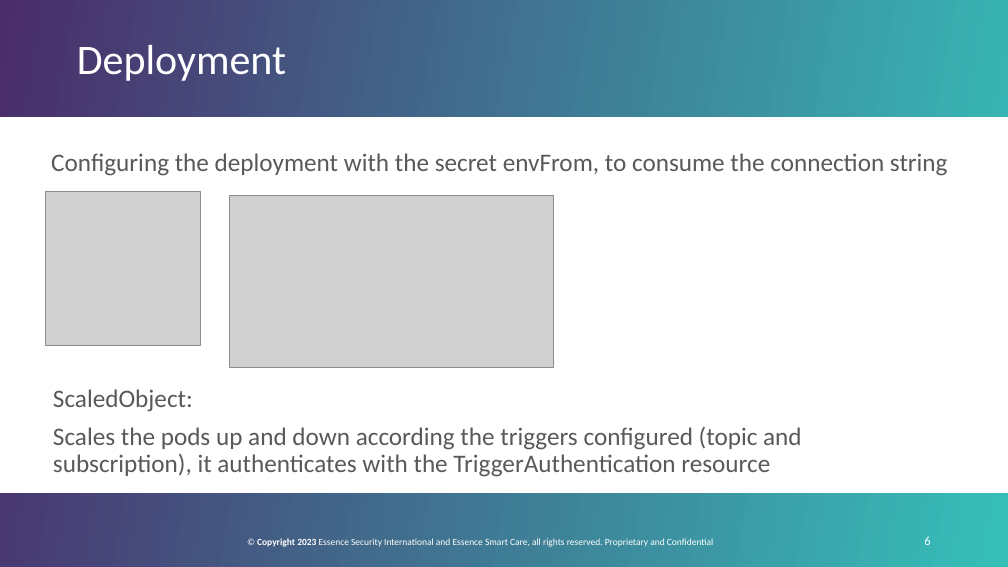
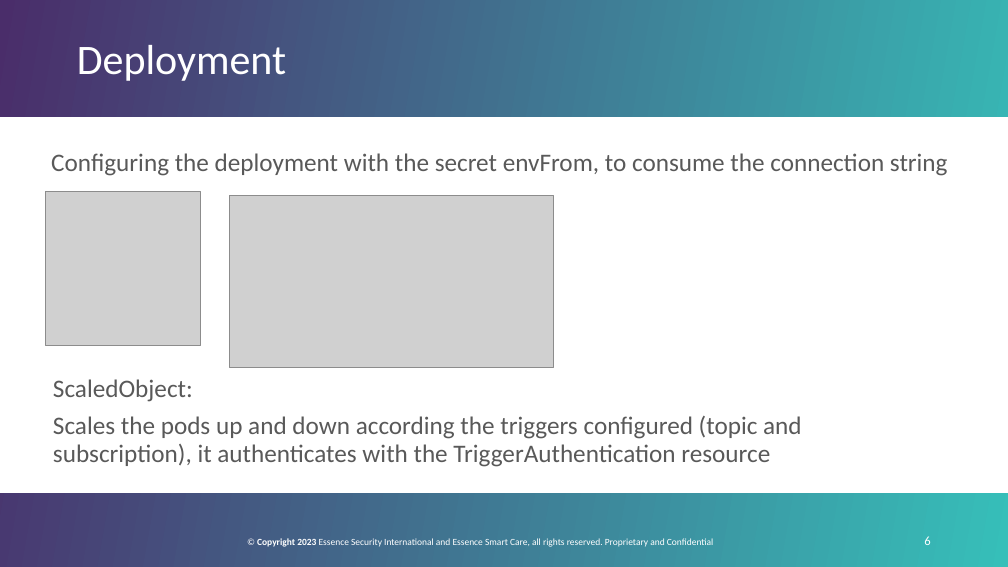
Before and after one commit to GoddessDianaPub/keda-azure-service_bus-key_vault, a slide deck: slide 6 of keda.pptx. Drawn at 1008x567 pixels with LibreOffice and Linux fonts; fonts in the diff are those of the drawing; grey boxes stand for pictures; background and template pictures are left out. Boxes give left, top, right and bottom in pixels: in the first picture for what was removed or moved away, otherwise in the second. Text is boxed around its words. In the diff, an @@ line names an element or a change of style, - is before the commit and + after.

```diff
--- a/keda.pptx
+++ b/keda.pptx
@@ text "ScaledObject:": place and size @@
-text "ScaledObject:" at (53, 389, 802, 477)
+text "ScaledObject:" at (53, 379, 802, 467)
```
Also in this commit, not shown: 1 other file.
